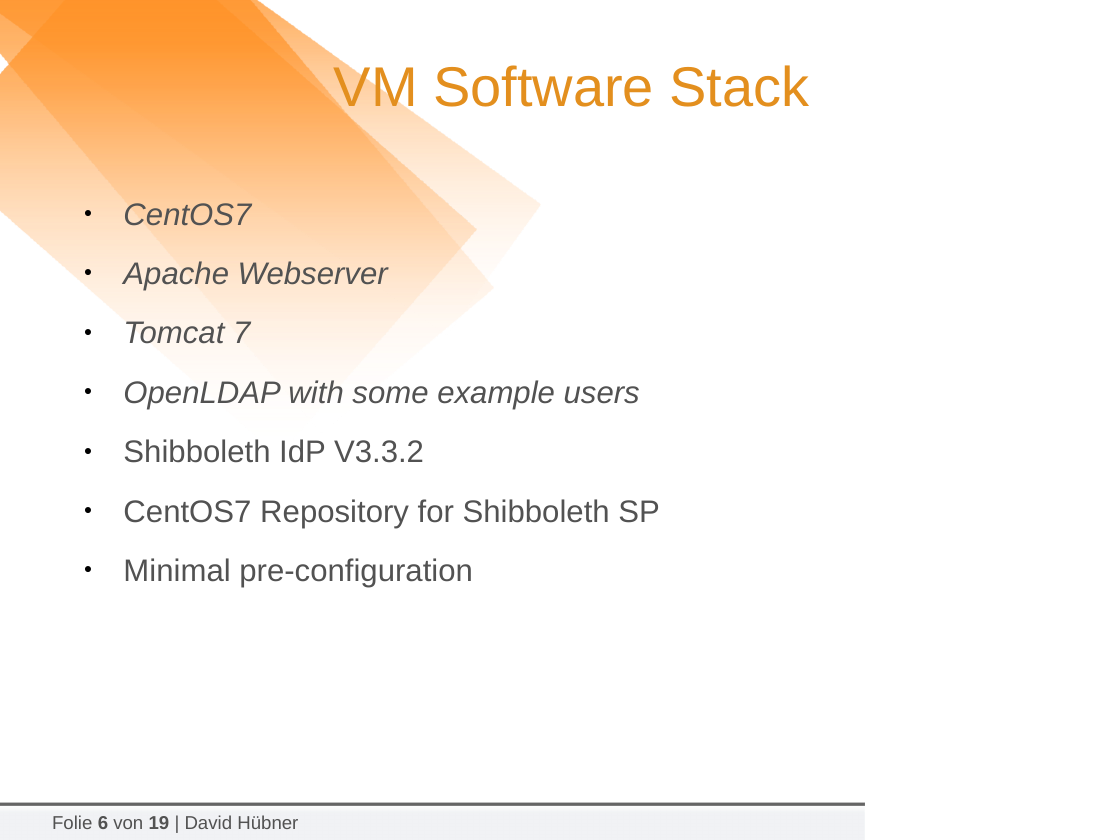
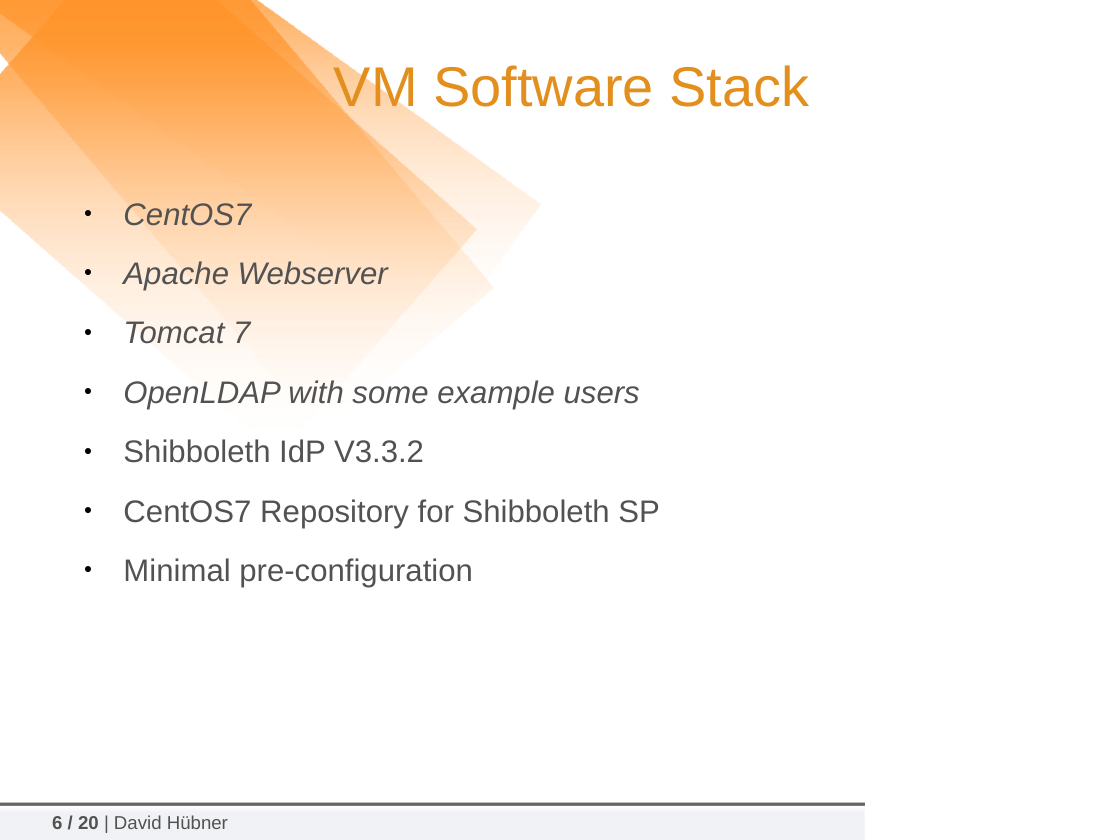
Before and after one commit to tiime2018/lab1, a slide deck: slide 6 of slides/2018-02-06_TIIME-Shibboleth-07-Hands-On.odp. Drawn at 1120x840 pixels with LibreOffice and Linux fonts; fonts in the diff are those of the drawing; background and template pictures are left out. Boxes give left, top, right and bottom in pixels: in the first picture for what was removed or moved away, otherwise in the second. Text is boxed around its words. In the diff, an @@ line names an element or a change of style, - is before the commit and + after.

```diff
--- a/slides/2018-02-06_TIIME-Shibboleth-07-Hands-On.odp
+++ b/slides/2018-02-06_TIIME-Shibboleth-07-Hands-On.odp
@@ text at [52,815,228,829]: text changed @@
-Folie 6 von 19 | David Hübner
+6 / 20 | David Hübner
```
Also in this commit, not shown: 15 other slides changed, 1 slide added, 1 other file.
